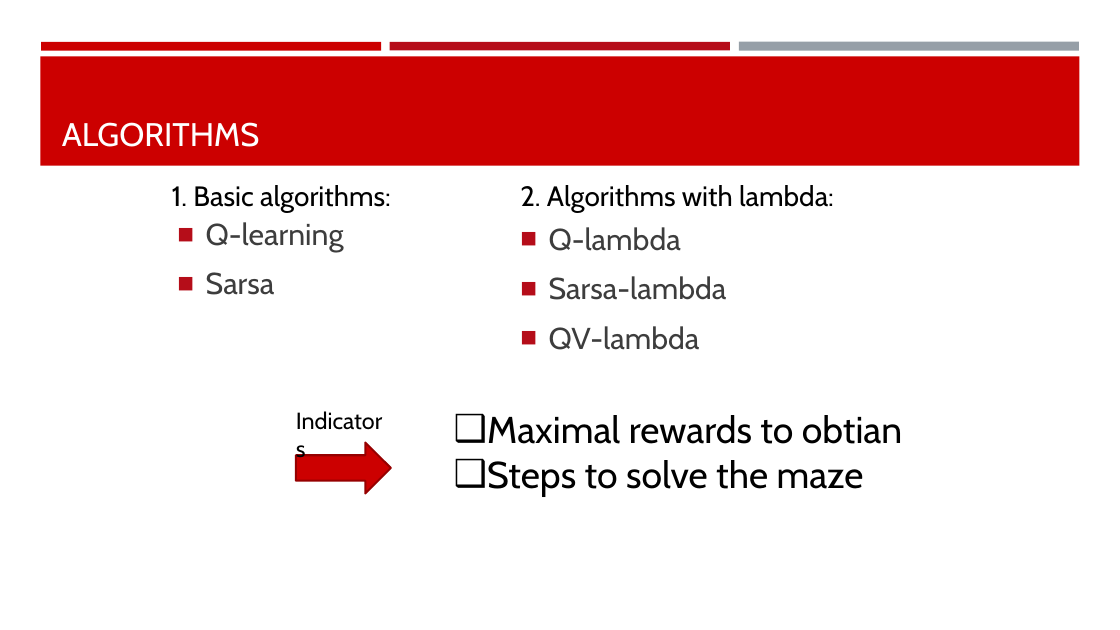
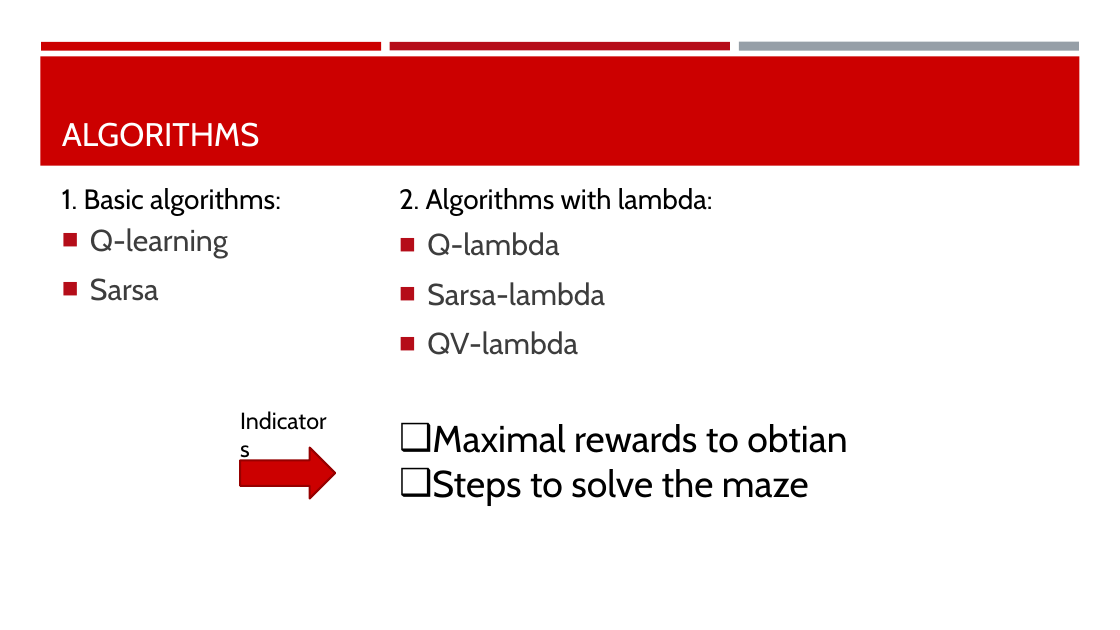
Before and after one commit to mengli11235/MachineLearning_Maze, a slide deck: slide 5 of Group Presentation.pptx. Drawn at 1120x630 pixels with LibreOffice and Linux fonts; fonts in the diff are those of the drawing. Boxes give left, top, right and bottom in pixels: in the first picture for what was removed or moved away, otherwise in the second. Text is boxed around its words. In the diff, an @@ line names an element or a change of style, - is before the commit and + after.

Commit message:
upd

```diff
--- a/Group Presentation.pptx
+++ b/Group Presentation.pptx
@@ text "1. Basic algorithms:": place and size @@
-text "1. Basic algorithms:" at <box>172,185,391,213</box>
+text "1. Basic algorithms:" at <box>62,188,281,215</box>
@@ text "2. Algorithms with lambda:": place and size @@
-text "2. Algorithms with lambda:" at <box>520,185,834,213</box>
+text "2. Algorithms with lambda:" at <box>399,188,713,216</box>
@@ text "Q-learning": place and size @@
-text "Q-learning" at <box>206,222,344,295</box>
+text "Q-learning" at <box>90,228,228,301</box>
@@ text "Q-lambda" rewrapped from <box>549,227,727,350</box> to <box>427,232,578,355</box> @@
@@ text "Indicators": place and size @@
-text "Indicators" at <box>287,402,399,439</box>
+text "Indicators" at <box>232,402,344,439</box>
@@ text "Maximal rewards to obtian": place and size @@
-text "Maximal rewards to obtian" at <box>487,415,902,496</box>
+text "Maximal rewards to obtian" at <box>432,424,847,505</box>
@@ right arrow: place and size @@
-right arrow at <box>296,443,391,494</box>
+right arrow at <box>240,448,335,499</box>
```
Also in this commit, not shown: 4 other slides changed.
